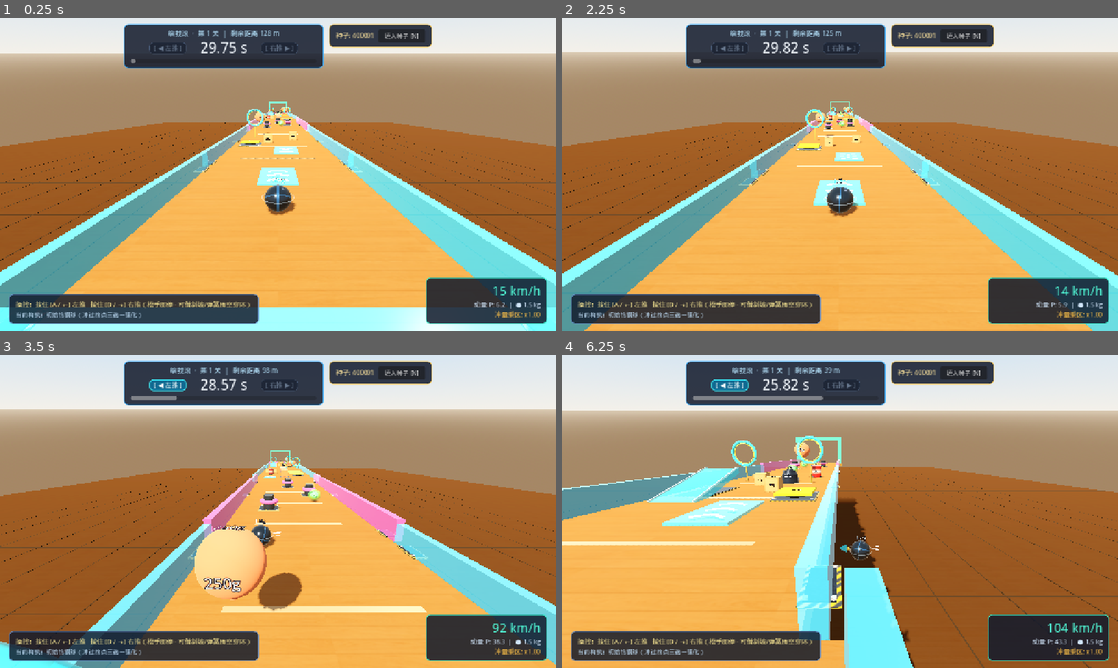
Above: before the commit, frames 1-4 (two rows, left to right).
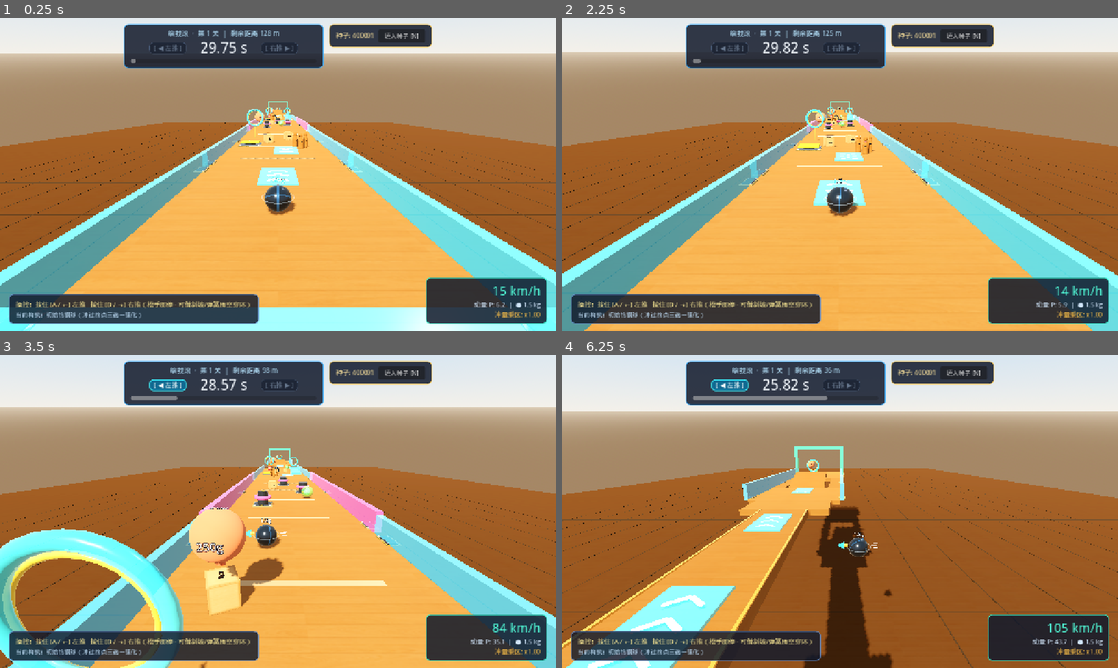
Above: after the commit, the same moments.

Repository: nossika/kinetic-run
Game: Godot game, scene res://scenes/main.tscn
The game is run twice, just before and just after one commit, with the same random seed, the same clock (stepped at 60 frames per second) and the same inputs.
Inputs (mouse positions are in pixels of both pictures, inside the frame that each line leads up to):
- Up to frame 1 (0.25 s): no input
- Up to frame 2 (2.25 s): tap Enter at 0.5 s; move the mouse to (962, 158) at 0.52 s; hold Right 0.53-1.25 s; tap N at 0.6 s; click (962, 158) at 0.67 s; tap Space at 0.77 s; click "填入种子 [N]" at 1.25 s; click "按此种子开局（回车）" at 2 s
- Up to frame 3 (3.5 s): move the mouse to (166, 527) at 2.77 s; hold Left from 2.78 s (still down); tap Enter at 2.85 s; tap Space at 3.02 s
- Up to frame 4 (6.25 s): move the mouse to (895, 442) at 3.52 s; release Left at 3.53 s; hold Right 3.53-5.03 s; tap Keypad Enter at 3.6 s; move the mouse to (812, 574) at 4.27 s; tap R at 4.35 s; click (812, 574) at 4.42 s; tap Space at 4.52, 5.27, 6.02 s; move the mouse to (1006, 558) at 5.02 s; hold Left from 5.03 s (still down); tap 1 at 5.1 s; move the mouse to (673, 464) at 5.77 s; tap 2 at 5.85 s

The runs differ from the first frame. In frame 1, 0.4% of the frame differs, in the area x 24-56%, y 13-42%; in frame 2, 0.4%; in frame 3, 20%; in frame 4, 30%, in the area x 0-100%, y 4-100%.

Commit message:
feat: spawn WoodenPin clusters, angled crates, and 3D layered clearance
Co-authored-by: Cursor <cursoragent@cursor.com>
Co-authored-by: nossikalin <nossikalin@tencent.com>

Diff:
--- a/src/track/track_generator_3d.gd
+++ b/src/track/track_generator_3d.gd
@@ -9,6 +9,7 @@
 const START_APRON_LEN: float = 10.0
 const FINISH_RUNWAY_LEN: float = 10.0
 const MIN_RB_CLEARANCE_XZ: float = 1.90
+const MIN_PIN_CLEARANCE_XZ: float = 0.92
 const MIN_RB_LAYER_DIFF_Y: float = 1.50
 const CHUNK_Z_MARGIN: float = 1.45
 
@@ -215,8 +216,30 @@
 
 func _spawn_tiered_crate(x: float, z: float, level: int, rng: RandomNumberGenerator, chunk: TrackChunkBase) -> void:
 	var tier := _roll_crate_tier(level, rng)
-	var cy := 0.63 if tier == "medium" else 0.50
-	_spawn_chunk_entity(TrackEntityFactory.create_crate(Vector3(x, cy, z), tier), chunk)
+	var cy := 0.50
+	var yaw_deg := 0.0
+	if tier == "medium":
+		cy = 0.62
+		yaw_deg = (1.0 if rng.randf() < 0.5 else -1.0) * rng.randf_range(18.0, 40.0)
+	else:
+		cy = 0.50
+		yaw_deg = rng.randf_range(-24.0, 24.0)
+	_spawn_chunk_entity(TrackEntityFactory.create_crate(Vector3(x, cy, z), tier, yaw_deg), chunk)
+
+
+func _spawn_pin_cluster(center_x: float, center_z: float, count: int, chunk: TrackChunkBase) -> void:
+	var offsets: Array[Vector2] = []
+	if count <= 1:
+		offsets = [Vector2.ZERO]
+	elif count == 2:
+		offsets = [Vector2(-0.52, 0.0), Vector2(0.52, 0.0)]
+	else:
+		offsets = [Vector2(0.0, 0.45), Vector2(-0.54, -0.48), Vector2(0.54, -0.48)]
+	for off in offsets:
+		_spawn_chunk_entity(
+			TrackEntityFactory.create_wooden_pin(Vector3(center_x + off.x, 0.79, center_z + off.y)),
+			chunk
+		)
 
 
 func _roll_blocker_type(level: int, rng: RandomNumberGenerator) -> String:
@@ -229,14 +252,14 @@
 	ent.position.z = clampf(ent.position.z, z_min, z_max)
 
 	if ent is RigidBody3D:
-		ent.position = _resolve_rigidbody_clearance(ent.position, z_min, z_max)
+		ent.position = _resolve_rigidbody_clearance(ent.position, z_min, z_max, ent is WoodenPin)
 
 	_spawn_entity(ent)
 
 
-func _resolve_rigidbody_clearance(desired: Vector3, z_min: float, z_max: float) -> Vector3:
+func _resolve_rigidbody_clearance(desired: Vector3, z_min: float, z_max: float, is_pin: bool = false) -> Vector3:
 	var candidate := Vector3(desired.x, desired.y, clampf(desired.z, z_min, z_max))
-	if _is_rigidbody_pos_clear(candidate):
+	if _is_rigidbody_pos_clear(candidate, is_pin):
 		return candidate
 
 	# Deterministic spiral search within safe lane/chunk bounds if any candidate ever approaches another RigidBody3D
@@ -247,19 +270,20 @@
 		for dx in x_offsets:
 			var test_x := clampf(candidate.x + dx, -3.8, 3.8)
 			var probe := Vector3(test_x, candidate.y, test_z)
-			if _is_rigidbody_pos_clear(probe):
+			if _is_rigidbody_pos_clear(probe, is_pin):
 				return probe
 	return candidate
 
 
-func _is_rigidbody_pos_clear(pos: Vector3) -> bool:
+func _is_rigidbody_pos_clear(pos: Vector3, is_pin: bool = false) -> bool:
 	var p2 := Vector2(pos.x, pos.z)
 	for other in active_entities:
 		if other is RigidBody3D and is_instance_valid(other):
 			if absf(pos.y - other.position.y) >= MIN_RB_LAYER_DIFF_Y:
 				continue
+			var req_clearance := MIN_PIN_CLEARANCE_XZ if (is_pin and other is WoodenPin) else MIN_RB_CLEARANCE_XZ
 			var o2 := Vector2(other.position.x, other.position.z)
-			if p2.distance_to(o2) < MIN_RB_CLEARANCE_XZ:
+			if p2.distance_to(o2) < req_clearance:
 				return false
 	return true
 
@@ -293,6 +317,7 @@
 					),
 					chunk
 				)
+				_spawn_pin_cluster(-side_sign * 2.35, z0 - 8.2, 3, chunk)
 				var z_step := minf(2.7, 12.0 / float(maxi(1, crate_count - 1)))
 				for i in range(crate_count):
 					var lane_sign := -1.0 if (i % 2 == 0) else 1.0
@@ -313,6 +338,7 @@
 						),
 						chunk
 					)
+				_spawn_pin_cluster(-side_sign * 1.65, z0 - 5.2, 3, chunk)
 				_spawn_chunk_entity(TrackEntityFactory.create_shield_brute(Vector3(-side_sign * 1.15, 0.73, z0 - 15.6)), chunk)
 
 				if rng.randf() < 0.55:
@@ -377,16 +403,27 @@
 				),
 				chunk
 			)
+			# Flat exit apron [-27 .. -30] bowling cluster rewarded after Wave Hill 2 crest
+			_spawn_pin_cluster(rng.randf_range(-1.4, 1.4), z0 - 28.02, 3 if level >= 2 else 2, chunk)
 
 		"NarrowBridge":
 			_spawn_chunk_entity(TrackEntityFactory.create_boost_pad(Vector3(0.0, 0.06, z0 - 7.5)), chunk)
 			_spawn_chunk_entity(TrackEntityFactory.create_boost_pad(Vector3(0.0, 0.06, z0 - 16.5)), chunk)
 			if level >= 2:
-				_spawn_tiered_crate(rng.randf_range(-0.9, 0.9), z0 - 12.0, level, rng, chunk)
+				var nb_x := rng.randf_range(-0.85, 0.85)
+				if rng.randf() < 0.55:
+					_spawn_chunk_entity(TrackEntityFactory.create_wooden_pin(Vector3(nb_x, 0.79, z0 - 12.0)), chunk)
+				else:
+					var light_yaw := rng.randf_range(-24.0, 24.0)
+					_spawn_chunk_entity(
+						TrackEntityFactory.create_crate(Vector3(nb_x, 0.50, z0 - 12.0), "light", light_yaw),
+						chunk
+					)
 
 		"SplitPath":
-			# Left lane (-3.1): High risk, monsters + barrel + double BoostPads!
+			# Left lane (-3.1): High risk, pin gate + barrel + monsters + double BoostPads!
 			_spawn_chunk_entity(TrackEntityFactory.create_boost_pad(Vector3(-3.1, 0.06, z0 - 6.5)), chunk)
+			_spawn_pin_cluster(-3.1, z0 - 9.2, 2, chunk)
 			_spawn_chunk_entity(TrackEntityFactory.create_explosive_barrel(Vector3(-3.1, 0.65, z0 - 12.8)), chunk)
 			_spawn_tiered_crate(-2.15, z0 - 15.6, level, rng, chunk)
 			_spawn_tiered_crate(-4.05, z0 - 16.6, level, rng, chunk)
@@ -394,7 +431,7 @@
 				_spawn_chunk_entity(TrackEntityFactory.create_shield_brute(Vector3(-3.1, 0.73, z0 - 21.0)), chunk)
 			_spawn_chunk_entity(TrackEntityFactory.create_boost_pad(Vector3(-3.1, 0.06, z0 - 26.5)), chunk)
 
-			# Right lane (+3.1): SpringPad vault over SlimeZone with aerial bonus ring & blocker
+			# Right lane (+3.1): SpringPad vault over SlimeZone with aerial bonus ring, blocker & landing pins
 			_spawn_chunk_entity(TrackEntityFactory.create_spring_pad(Vector3(3.1, 0.0, z0 - 9.0)), chunk)
 			_spawn_chunk_entity(TrackEntityFactory.create_slime_zone(Vector3(3.1, 0.05, z0 - 17.5), Vector2(3.6, 10.0)), chunk)
 			_spawn_chunk_entity(TrackEntityFactory.create_aerial_bonus_ring(Vector3(3.1, 2.75, z0 - 15.5)), chunk)
@@ -406,6 +443,7 @@
 				),
 				chunk
 			)
+			_spawn_pin_cluster(3.1, z0 - 26.2, 3, chunk)
 
 		"RampGap":
 			# BoostPad right before the ramp + AerialBonusRing & offset AerialBlocker over chasm!
@@ -438,6 +476,7 @@
 			_spawn_chunk_entity(TrackEntityFactory.create_spring_pad(Vector3(0.0, 0.0, z0 - 5.2)), chunk)
 			_spawn_chunk_entity(TrackEntityFactory.create_boost_pad(Vector3(-2.4, 0.06, z0 - 5.2)), chunk)
 			_spawn_chunk_entity(TrackEntityFactory.create_boost_pad(Vector3(2.4, 0.06, z0 - 5.2)), chunk)
+			_spawn_pin_cluster(0.0, z0 - 9.0, 3, chunk)
 			_spawn_chunk_entity(TrackEntityFactory.create_aerial_bonus_ring(Vector3(0.0, 2.8, z0 - 11.8)), chunk)
 			_spawn_chunk_entity(
 				TrackEntityFactory.create_aerial_blocker(
--- a/tests/test_game_loop.gd
+++ b/tests/test_game_loop.gd
@@ -150,10 +150,11 @@
 		var scr: Script = node_ent.get_script()
 		var scr_path: String = scr.resource_path if scr != null else node_ent.get_class()
 		var p: Vector3 = node_ent.position
+		var rot_y: float = node_ent.rotation_degrees.y
 		var extra: String = str(node_ent.get_meta("weight_label", ""))
 		if node_ent is AerialBlocker:
 			extra += "|phase=%0.4f" % (node_ent as AerialBlocker).initial_phase
-		entity_records.append("%s@(%0.3f,%0.3f,%0.3f)[%s]" % [scr_path, p.x, p.y, p.z, extra])
+		entity_records.append("%s@(%0.3f,%0.3f,%0.3f)rotY=%0.3f[%s]" % [scr_path, p.x, p.y, p.z, rot_y, extra])
 
 	return {
 		"chunk_types": chunk_types,
@@ -195,8 +196,9 @@
 	assert_approx(g_mag, 22.0, 0.01, "World space gravity magnitude is 22.0 m/s^2")
 	assert_approx(world.chase_camera.rotation_degrees.z, 0.0, 0.001, "ChaseCamera3D roll is strictly 0.0 at start")
 
-	# Record unhit 500g and 20kg rigidbodies far down the -11° slope (local Z < -45m so ball won't reach them in 30 frames)
+	# Record unhit 500g, 800g WoodenPin, and 20kg rigidbodies far down the -11° slope (local Z < -45m so ball won't reach them in 30 frames)
 	var tracked_500g: Array[Dictionary] = []
+	var tracked_800g: Array[Dictionary] = []
 	var tracked_20kg: Array[Dictionary] = []
 	for ent in world.track_generator.active_entities:
 		var node_ent := ent as Node3D
@@ -205,10 +207,13 @@
 		var w_lbl := str(node_ent.get_meta("weight_label", ""))
 		if w_lbl == "500g" and node_ent is RigidBody3D:
 			tracked_500g.append({"node": node_ent, "start_pos": node_ent.position})
+		elif w_lbl == "800g" and node_ent is WoodenPin:
+			tracked_800g.append({"node": node_ent, "start_pos": node_ent.position})
 		elif w_lbl == "20kg" and node_ent is RigidBody3D:
 			tracked_20kg.append({"node": node_ent, "start_pos": node_ent.position})
 
 	assert_gt(float(tracked_500g.size()), 0.0, "Found unhit 500g RigidBody3D obstacles on sloped track")
+	assert_gt(float(tracked_800g.size()), 0.0, "Found unhit 800g WoodenPin obstacles on sloped track")
 	assert_gt(float(tracked_20kg.size()), 0.0, "Found unhit 20kg RigidBody3D obstacles on sloped track")
 
 	var ball_start_world: Vector3 = world.player_ball.global_position
@@ -236,6 +241,13 @@
 		if rb != null and is_instance_valid(rb):
 			max_disp_500g = maxf(max_disp_500g, rb.position.distance_to(item["start_pos"] as Vector3))
 	assert_lt(max_disp_500g, 0.15, "Unhit 500g rigidbodies stay stationary on -11° slope (< 0.15m over 30 frames)")
+
+	var max_disp_800g := 0.0
+	for item in tracked_800g:
+		var rb := item["node"] as Node3D
+		if rb != null and is_instance_valid(rb):
+			max_disp_800g = maxf(max_disp_800g, rb.position.distance_to(item["start_pos"] as Vector3))
+	assert_lt(max_disp_800g, 0.15, "Unhit 800g WoodenPins stay stationary upright on -11° slope (< 0.15m over 30 frames)")
 
 	var max_disp_20kg := 0.0
 	for item in tracked_20kg:
@@ -462,7 +474,7 @@
 	world.track_generator._spawn_entity(barrel_ball)
 	world.player_ball.global_position = world.track_generator.track_local_to_world(Vector3(0.0, 0.7, -21.0))
 	world.player_ball.linear_velocity = -world.track_generator.get_track_root().global_transform.basis.z.normalized() * 10.0
-	barrel_ball._on_sensor_body_entered(world.player_ball)
+	barrel_ball.on_body_contact(world.player_ball)
 	var speed_after_ball_blast: float = world.player_ball.linear_velocity.length()
 	assert_gt(speed_after_ball_blast, 22.0, "Ball-triggered barrel blast boosts player_ball forward")
 	assert_lt(speed_after_ball_blast, 30.0, "Ball-triggered barrel blast boosts player_ball exactly once (no double boost)")
@@ -474,7 +486,7 @@
 	world.player_ball.global_position = world.track_generator.track_local_to_world(Vector3(0.0, 0.7, -31.5))
 	world.player_ball.linear_velocity = -world.track_generator.get_track_root().global_transform.basis.z.normalized() * 10.0
 	fast_debris.linear_velocity = Vector3(0.0, 4.0, -15.0)
-	barrel_debris._on_sensor_body_entered(fast_debris)
+	barrel_debris.on_body_contact(fast_debris)
 	assert_gt(world.player_ball.linear_velocity.length(), 20.0, "Debris-triggered barrel blast boosts nearby player_ball")
 
 	# 4. RunSummaryPanel same-seed and custom-seed signals
--- a/tests/test_track_generator.gd
+++ b/tests/test_track_generator.gd
@@ -232,13 +232,33 @@
 	var found_spring := false
 	var found_ring := false
 	var found_blocker := false
+	var found_balloon_blocker := false
+	var found_iron_blocker := false
 	var found_light_crate := false
 	var found_medium_crate := false
+	var found_wooden_pin := false
+	var found_slime := false
+	var found_barrel := false
+	var found_brute := false
+	var all_medium_crates_angled := true
+	var min_medium_crate_yaw := 999.0
+	var narrow_bridge_medium_crates := 0
+	var narrow_bridge_light_or_pin := 0
+	var pin_chunks_seen: Dictionary = {}
 	var sample_ring: AerialBonusRing = null
 
-	for s in range(1, 10):
-		var info: Dictionary = gen.generate_track(2, 9000 + s * 37)
+	for s in range(1, 16):
+		var lvl := 2 if s <= 5 else 3
+		var info: Dictionary = gen.generate_track(lvl, 9000 + s * 37)
+		var chunks: Array = info["chunks"]
 		for ent in info["entities"]:
+			var node_ent := ent as Node3D
+			var owner_chunk_type := ""
+			for ch in chunks:
+				if node_ent.position.z <= ch.entry_z and node_ent.position.z >= ch.exit_z:
+					owner_chunk_type = String(ch.chunk_type)
+					break
+
 			if ent is SpringPad:
 				found_spring = true
 			elif ent is AerialBonusRing:
@@ -247,18 +267,71 @@
 					sample_ring = ent as AerialBonusRing
 			elif ent is AerialBlocker:
 				found_blocker = true
+				assert_true(ent is RigidBody3D, "AerialBlocker is a native RigidBody3D")
+				var ab := ent as AerialBlocker
+				if ab.blocker_type == "mag_iron" and ab.weight_label == "12kg":
+					found_iron_blocker = true
+				elif ab.blocker_type == "soft_balloon" and ab.weight_label == "250g":
+					found_balloon_blocker = true
 			elif ent is CrateObstacle:
 				var c := ent as CrateObstacle
 				if c.weight_tier == "medium":
 					found_medium_crate = true
+					assert_eq(c.weight_label, "2kg", "Medium crate weight_label is 2kg")
+					var abs_yaw := absf(c.rotation_degrees.y)
+					min_medium_crate_yaw = minf(min_medium_crate_yaw, abs_yaw)
+					if abs_yaw < 15.0:
+						all_medium_crates_angled = false
+					if owner_chunk_type == "NarrowBridge":
+						narrow_bridge_medium_crates += 1
 				else:
 					found_light_crate = true
+					assert_eq(c.weight_label, "500g", "Light crate weight_label is 500g")
+					if owner_chunk_type == "NarrowBridge":
+						narrow_bridge_light_or_pin += 1
+			elif ent is WoodenPin:
+				found_wooden_pin = true
+				var wp := ent as WoodenPin
+				assert_eq(wp.weight_label, "800g", "WoodenPin weight_label is 800g")
+				if owner_chunk_type != "":
+					pin_chunks_seen[owner_chunk_type] = true
+				if owner_chunk_type == "NarrowBridge":
+					narrow_bridge_light_or_pin += 1
+			elif ent is BouncerSlime:
+				found_slime = true
+				assert_true(ent is RigidBody3D, "BouncerSlime is a native RigidBody3D")
+				assert_eq((ent as BouncerSlime).weight_label, "3kg", "BouncerSlime weight_label is 3kg")
+			elif ent is ExplosiveBarrel:
+				found_barrel = true
+				assert_true(ent is RigidBody3D, "ExplosiveBarrel is a native RigidBody3D")
+				assert_eq((ent as ExplosiveBarrel).weight_label, "1.5kg", "ExplosiveBarrel weight_label is 1.5kg")
+			elif ent is ShieldBrute:
+				found_brute = true
+				assert_true(ent is RigidBody3D, "ShieldBrute is a native RigidBody3D")
+				assert_eq((ent as ShieldBrute).weight_label, "20kg", "ShieldBrute weight_label is 20kg")
 
 	assert_true(found_spring, "Generated tracks spawn SpringPad entities")
 	assert_true(found_ring, "Generated tracks spawn AerialBonusRing entities")
 	assert_true(found_blocker, "Generated tracks spawn AerialBlocker entities")
+	assert_true(found_balloon_blocker, "Generated tracks spawn 250g soft_balloon AerialBlockers")
+	assert_true(found_iron_blocker, "Generated Level 3+ tracks spawn 12kg mag_iron AerialBlockers")
 	assert_true(found_light_crate, "Generated tracks spawn 500g light crates")
-	assert_true(found_medium_crate, "Generated Level 2+ tracks deterministically mix 2.5kg medium crates")
+	assert_true(found_medium_crate, "Generated Level 2+ tracks deterministically mix 2kg medium crates")
+	assert_true(
+		all_medium_crates_angled and min_medium_crate_yaw >= 15.0,
+		"Every 2kg medium crate spawns with angled yaw abs(rotation_degrees.y) >= 15.0 (min=%0.2f°)" % min_medium_crate_yaw
+	)
+	assert_true(found_wooden_pin, "Generated tracks spawn 800g WoodenPin entities")
+	assert_true(found_slime, "Generated tracks spawn 3kg BouncerSlime RigidBody3D entities")
+	assert_true(found_barrel, "Generated tracks spawn 1.5kg ExplosiveBarrel RigidBody3D entities")
+	assert_true(found_brute, "Generated tracks spawn 20kg ShieldBrute RigidBody3D entities")
+	assert_eq(narrow_bridge_medium_crates, 0, "NarrowBridge chunks contain zero 2kg medium crates")
+	assert_gt(float(narrow_bridge_light_or_pin), 0.0, "NarrowBridge Level 2+ chunks spawn lightweight 500g crates or 800g WoodenPins")
+	for expected_pin_chunk in ["StraightWide", "WaveHills", "SplitPath", "FunnelGauntlet"]:
+		assert_true(
+			pin_chunks_seen.has(expected_pin_chunk),
+			"WoodenPin formations spawn in '%s' chunks" % expected_pin_chunk
+		)
 
 	# Verify bonus_ring_collected signal forwarding on TrackGenerator3D
 	if sample_ring != null and is_instance_valid(sample_ring) and gen.has_signal("bonus_ring_collected"):
@@ -281,10 +354,11 @@
 		var scr: Script = node_ent.get_script()
 		var scr_path: String = scr.resource_path if scr != null else node_ent.get_class()
 		var p: Vector3 = node_ent.position
+		var rot_y: float = node_ent.rotation_degrees.y
 		var extra: String = str(node_ent.get_meta("weight_label", ""))
 		if node_ent is AerialBlocker:
 			extra += "|phase=%0.4f" % (node_ent as AerialBlocker).initial_phase
-		ent_records.append("%s@(%0.3f,%0.3f,%0.3f)[%s]" % [scr_path, p.x, p.y, p.z, extra])
+		ent_records.append("%s@(%0.3f,%0.3f,%0.3f)rotY=%0.3f[%s]" % [scr_path, p.x, p.y, p.z, rot_y, extra])
 
 	return {
 		"chunk_types": chunk_types,
@@ -309,7 +383,7 @@
 	var seed_main := 20261125
 	var seed_other := 99887766
 
-	for lvl in [1, 2]:
+	for lvl in [1, 2, 3]:
 		var track_seed_1: int = run_script.derive_track_seed(seed_main, lvl)
 		var track_seed_2: int = run_script.derive_track_seed(seed_main, lvl)
 		assert_eq(track_seed_1, track_seed_2, "RunState.derive_track_seed is deterministic for Level %d" % lvl)
@@ -319,7 +393,7 @@
 
 		assert_eq(sig_a["chunk_types"], sig_b["chunk_types"], "Same seed Level %d produces identical chunk type array" % lvl)
 		assert_eq(sig_a["entity_count"], sig_b["entity_count"], "Same seed Level %d produces identical entity count" % lvl)
-		assert_eq(sig_a["entity_records"], sig_b["entity_records"], "Same seed Level %d produces identical entity classes, tiers, phases, and local positions" % lvl)
+		assert_eq(sig_a["entity_records"], sig_b["entity_records"], "Same seed Level %d produces identical entity classes, tiers, rotations, phases, and local positions" % lvl)
 
 		var diff_seed: int = run_script.derive_track_seed(seed_other, lvl)
 		var sig_diff: Dictionary = _capture_track_signature(gen_b.generate_track(lvl, diff_seed))
@@ -340,7 +414,37 @@
 	var gen = gen_script.new()
 	root.add_child(gen)
 
-	var min_rb_dist := 999.0
+	assert_true("MIN_PIN_CLEARANCE_XZ" in gen, "TrackGenerator3D defines MIN_PIN_CLEARANCE_XZ")
+	if "MIN_PIN_CLEARANCE_XZ" in gen:
+		assert_approx(float(gen.MIN_PIN_CLEARANCE_XZ), 0.92, 0.001, "MIN_PIN_CLEARANCE_XZ is 0.92m")
+
+	# Direct unit verification of 3D layered + pin-aware clearance helper
+	gen.generate_track(1, 1111)
+	gen.active_entities.clear()
+	var aerial_rb := TrackEntityFactory.create_aerial_blocker(Vector3(0.0, 2.65, -20.0), "soft_balloon", 0.0)
+	gen._spawn_entity(aerial_rb)
+	assert_true(
+		gen._is_rigidbody_pos_clear(Vector3(0.0, 0.50, -20.0), false),
+		"AerialBlocker at Y=2.65m does not displace ground obstacle at Y=0.50m (different vertical layer)"
+	)
+	var pin_a := TrackEntityFactory.create_wooden_pin(Vector3(-0.52, 0.79, -20.0))
+	gen._spawn_entity(pin_a)
+	assert_true(
+		gen._is_rigidbody_pos_clear(Vector3(0.52, 0.79, -20.0), true),
+		"Two co-planar WoodenPins 1.04m apart satisfy MIN_PIN_CLEARANCE_XZ (0.92m)"
+	)
+	assert_false(
+		gen._is_rigidbody_pos_clear(Vector3(0.20, 0.79, -20.0), true),
+		"Two co-planar WoodenPins 0.72m apart violate MIN_PIN_CLEARANCE_XZ (0.92m)"
+	)
+	assert_false(
+		gen._is_rigidbody_pos_clear(Vector3(0.52, 0.50, -20.0), false),
+		"Non-pin ground RigidBody3D 1.04m from a WoodenPin violates MIN_RB_CLEARANCE_XZ (1.90m)"
+	)
+
+	var min_non_pin_rb_dist := 999.0
+	var min_pin_pair_dist := 999.0
+	var pin_pair_count := 0
 	var out_of_bounds_count := 0
 
 	for lvl in [1, 3, 5, 9]:
@@ -370,13 +474,24 @@
 					if absf(rbs[i].position.y - rbs[j].position.y) >= 1.50:
 						continue
 					var pj := Vector2(rbs[j].position.x, rbs[j].position.z)
-					min_rb_dist = minf(min_rb_dist, pi.distance_to(pj))
+					var d := pi.distance_to(pj)
+					if rbs[i] is WoodenPin and rbs[j] is WoodenPin:
+						min_pin_pair_dist = minf(min_pin_pair_dist, d)
+						if d < 1.85:
+							pin_pair_count += 1
+					else:
+						min_non_pin_rb_dist = minf(min_non_pin_rb_dist, d)
 
 	assert_eq(out_of_bounds_count, 0, "All chunk entities spawn strictly within [finish_z + 1.4, -START_APRON_LEN - 1.4]")
+	assert_gt(float(pin_pair_count), 0.0, "Generated tracks contain tight WoodenPin bowling clusters (< 1.85m pin-to-pin spacing)")
 	assert_true(
-		min_rb_dist >= 1.85,
-		"Every RigidBody3D pair across Levels 1/3/5/9 maintains >= 1.85m (>> 1.65m) XZ clearance (min=%0.3fm)" % min_rb_dist
-	)
-
-	root.queue_free()
-	await scene_tree.process_frame
+		min_pin_pair_dist >= 0.90,
+		"Every co-planar WoodenPin pair maintains >= 0.90m XZ clearance (min=%0.3fm)" % min_pin_pair_dist
+	)
+	assert_true(
+		min_non_pin_rb_dist >= 1.85,
+		"Every co-planar non-pin RigidBody3D pair maintains >= 1.85m XZ clearance (min=%0.3fm)" % min_non_pin_rb_dist
+	)
+
+	root.queue_free()
+	await scene_tree.process_frame
